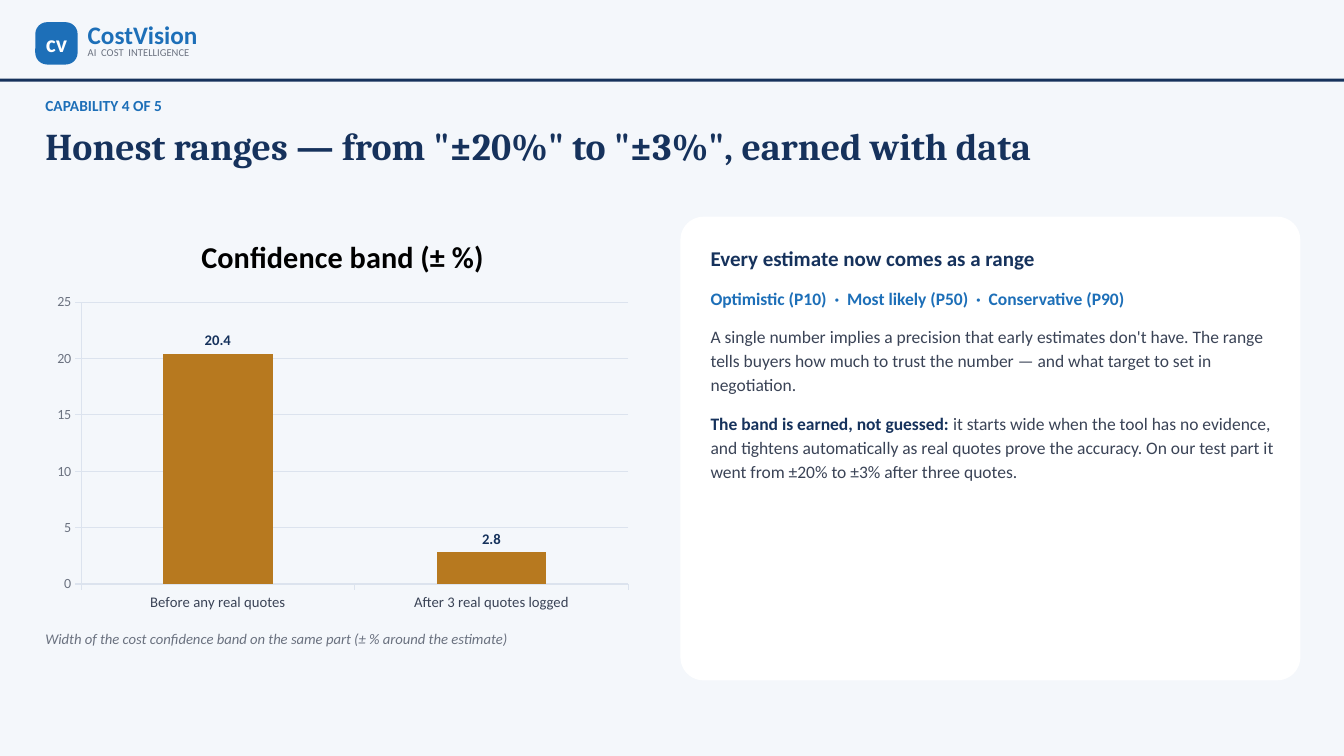
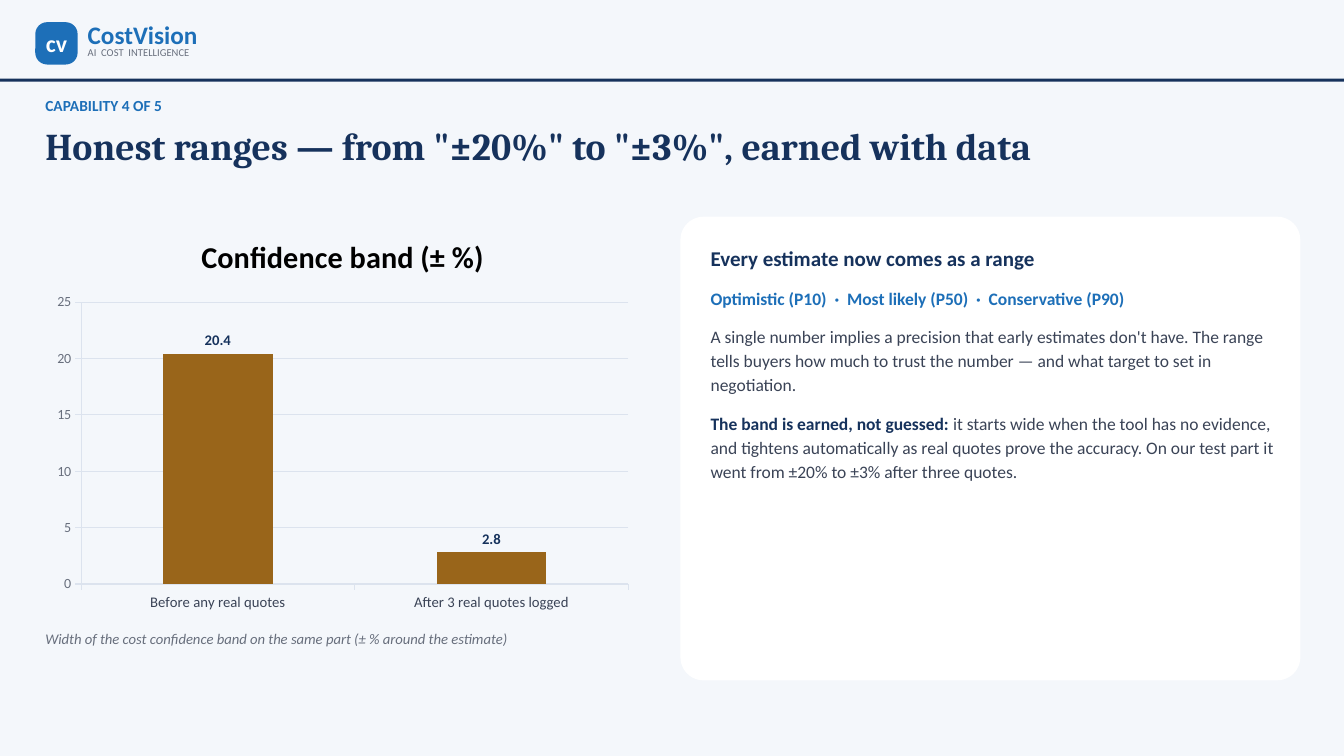
Before and after one commit to bhosaleavinash546/leamington-marathi, a slide deck: slide 8 of CostVision-Agentic-AI-Management-Presentation.pptx. Drawn at 1344x756 pixels with LibreOffice and Linux fonts; fonts in the diff are those of the drawing. Boxes give left, top, right and bottom in pixels: in the first picture for what was removed or moved away, otherwise in the second. Text is boxed around its words. In the diff, an @@ line names an element or a change of style, - is before the commit and + after.

```diff
--- a/CostVision-Agentic-AI-Management-Presentation.pptx
+++ b/CostVision-Agentic-AI-Management-Presentation.pptx
@@ column chart at (x1=45, y1=217, x2=640, y2=620) @@
@@ colour of Confidence band (± %) #B7791F to #99651A @@
@@ value axis changed @@
```
Also in this commit, not shown: 21 other slides changed, 46 other files.
